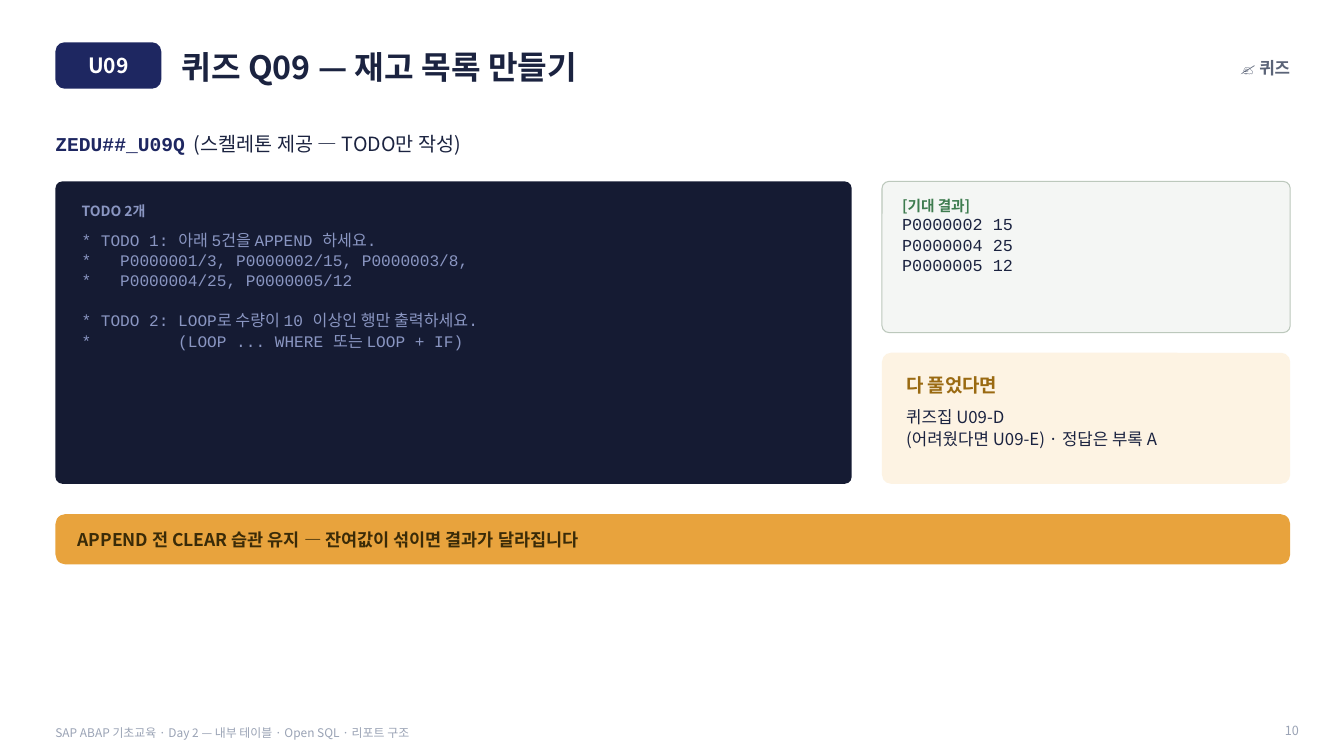
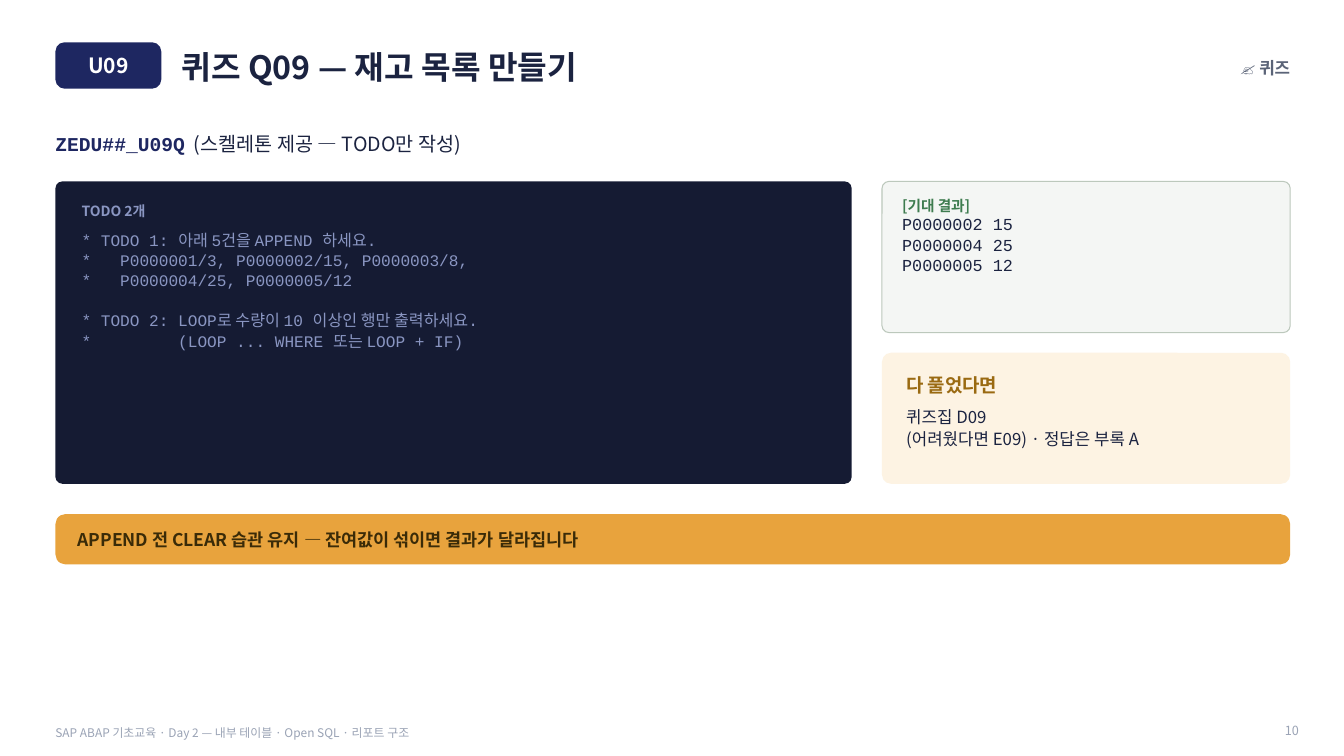
Before and after one commit to qdwe93/abap_beginner_2026, a slide deck: slide 10 of 50_슬라이드/SLIDES_Day2.pptx. Drawn at 1344x756 pixels with LibreOffice and Linux fonts; fonts in the diff are those of the drawing. Boxes give left, top, right and bottom in pixels: in the first picture for what was removed or moved away, otherwise in the second. Text is boxed around its words. In the diff, an @@ line names an element or a change of style, - is before the commit and + after.

```diff
--- a/50_슬라이드/SLIDES_Day2.pptx
+++ b/50_슬라이드/SLIDES_Day2.pptx
@@ text at (906,409,1139,448): text changed @@
-퀴즈집 U09-D
-(어려웠다면 U09-E) · 정답은 부록 A
+퀴즈집 D09
+(어려웠다면 E09) · 정답은 부록 A
```
Also in this commit, not shown: 8 other slides changed, 6 other files.
